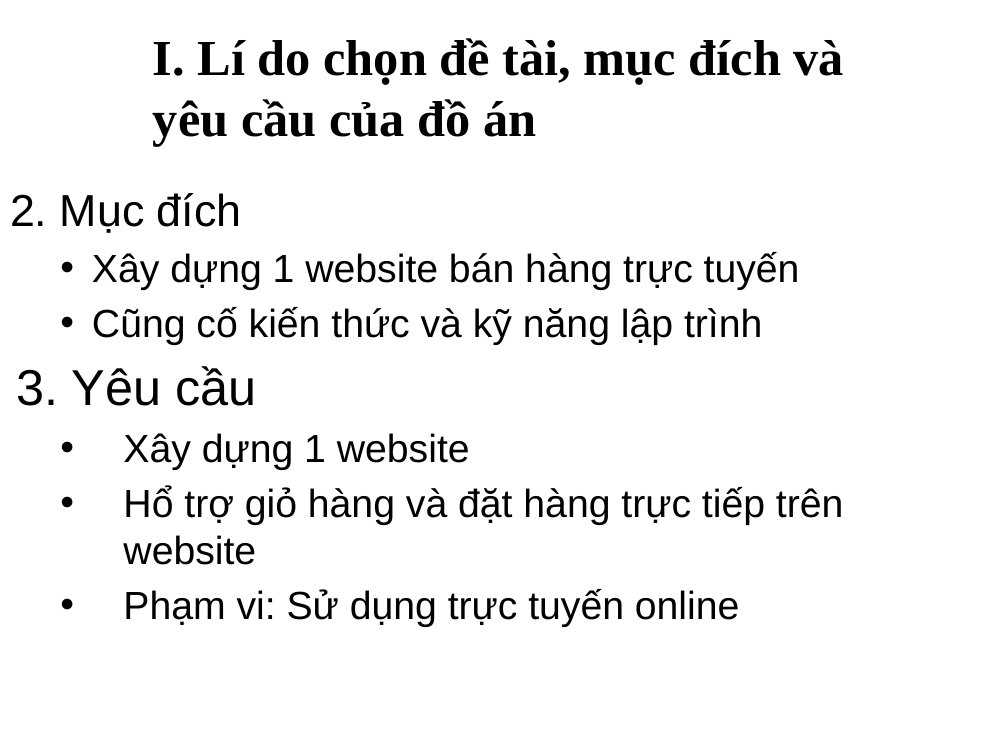
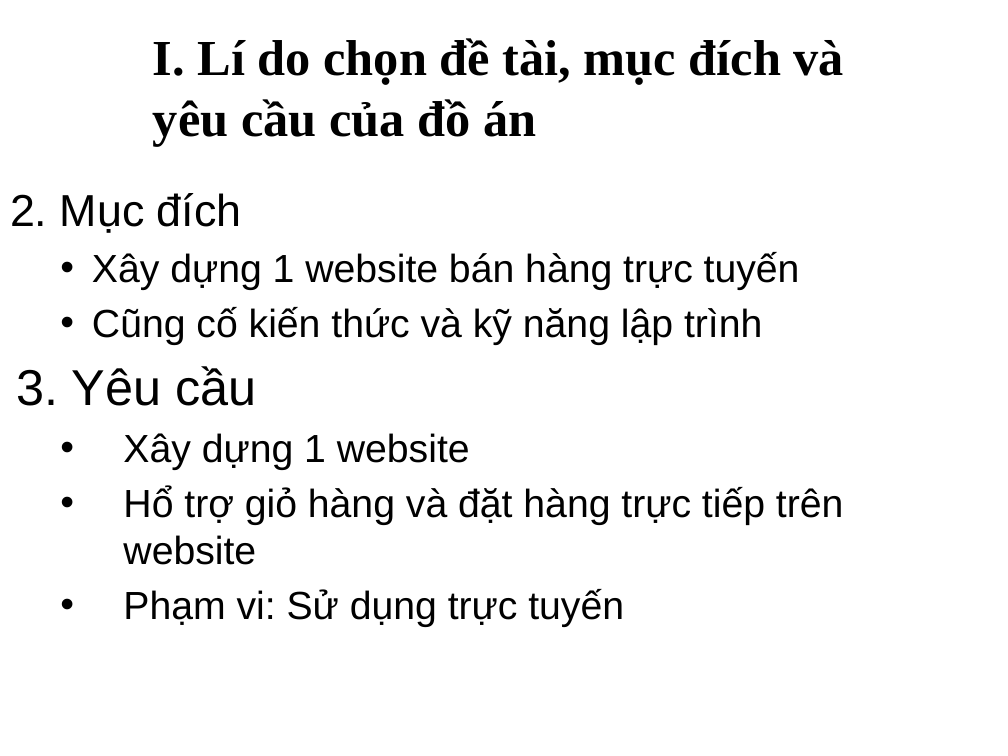
Before and after one commit to vanvibig/nien-luan-nganh, a slide deck: slide 4 of bao cao/BAO_CAO_FINAL.pptx. Drawn at 1008x756 pixels with LibreOffice and Linux fonts; fonts in the diff are those of the drawing; background and template pictures are left out. Boxes give left, top, right and bottom in pixels: in the first picture for what was removed or moved away, otherwise in the second. Text is boxed around its words. In the diff, an @@ line names an element or a change of style, - is before the commit and + after.

```diff
--- a/bao cao/BAO_CAO_FINAL.pptx
+++ b/bao cao/BAO_CAO_FINAL.pptx
@@ text at (x1=123, y1=589, x2=624, y2=627): text changed @@
-  • Phạm vi: Sử dụng trực tuyến online
+  • Phạm vi: Sử dụng trực tuyến
```
Also in this commit, not shown: 1 other slide changed, 2 other files.
